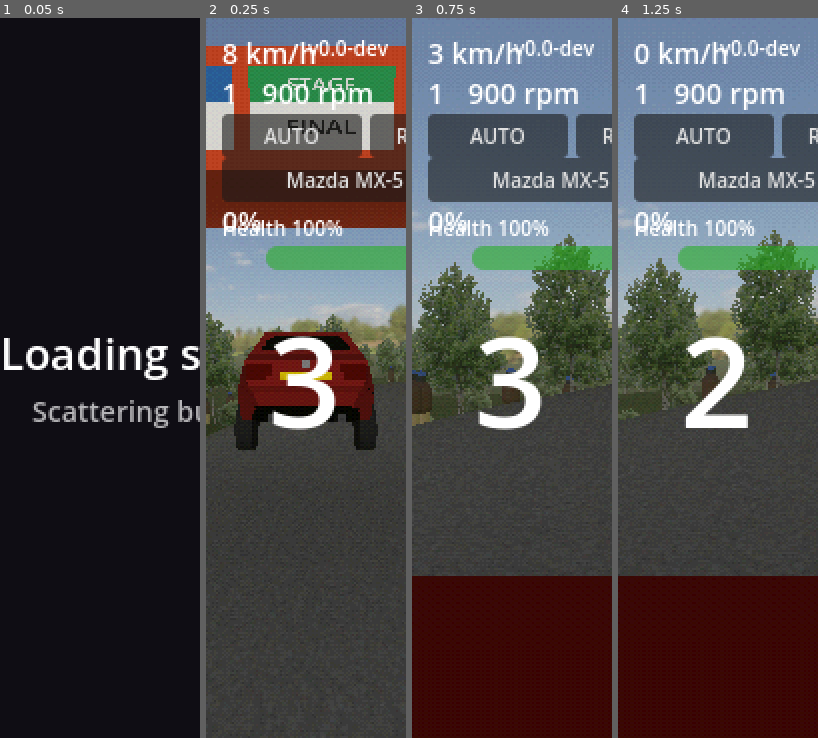
Above: before the commit, frames 1-4 (left to right).
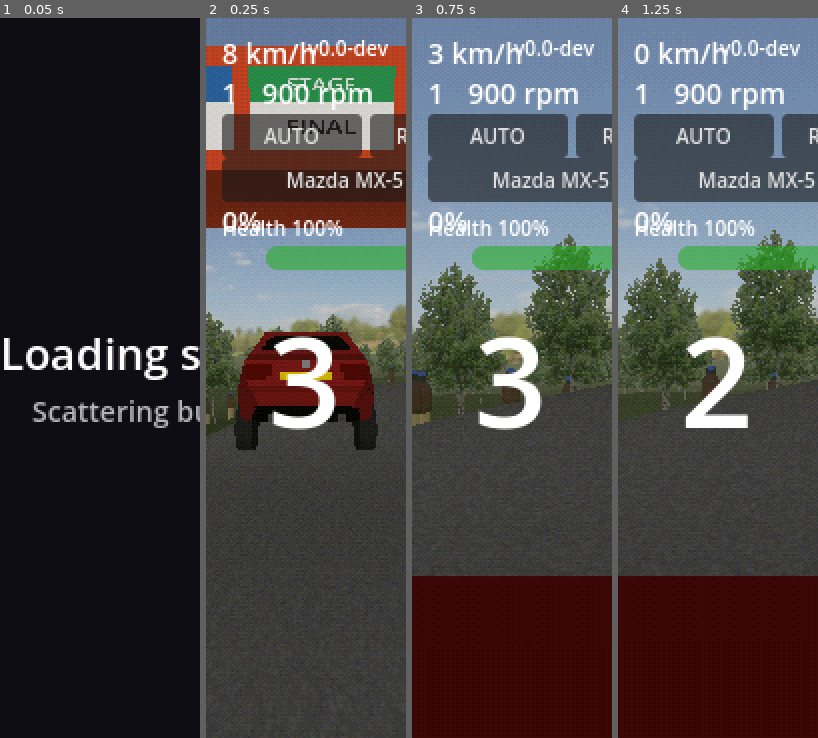
Above: after the commit, the same moments.

Repository: felixxwu/TAPPA
Game: Godot game, scene res://main.tscn
The game is run twice, just before and just after one commit, with the same random seed, the same clock (stepped at 60 frames per second) and the same inputs. This scene is started directly instead of the project's main scene.
Inputs (mouse positions are in pixels of both pictures, inside the frame that each line leads up to):
- Up to frame 1 (0.05 s): no input
- Up to frame 2 (0.25 s): no input
- Up to frame 3 (0.75 s): tap Enter (menu_select) at 0.5 s; move the mouse to (556, 342) at 0.52 s; hold Right (menu_right) from 0.53 s (still down); tap C (cycle_camera) at 0.6 s; click (556, 342) at 0.67 s
- Up to frame 4 (1.25 s): keep holding Right (menu_right)

Frame 1 is identical in both runs. In frame 2, 0.1% of the frame differs, in the area x 5-96%, y 49-57%; in frame 3, 0.2%; in frame 4, 0.2%, in the area x 0-74%, y 50-56%.

Commit message:
Replace billboard bushes with the ground-cover mesh
Bushes are now the low-poly groundcover_opaque mesh instead of bush.webp
billboards. New MeshScatterField (the mesh counterpart of BillboardField)
instances the mesh in one MultiMesh with per-instance random yaw + jittered
scale and per-instance baked terrain light (light_at -> instance colour). A new
flat shader foliage_mesh.gdshader (unshaded PS1 look, multiplies the foliage
texture by the baked-light COLOR like the terrain) applies the same Bayer
screen-door render-distance dither cull as the billboards, keeping the opaque
pipeline (no alpha test / no transparency sorting) for mobile-friendly overdraw.

world.gd._bush_mesh() builds the render mesh (GLB mesh + foliage shader). Config:
bush_size_m (billboard size) replaced by bush_scale + bush_scale_jitter; bushes
carry no collision and reuse the trees' scatter + render-distance params. Tests
+ features/trees.md updated.

Co-Authored-By: Claude Opus 4.8 <noreply@anthropic.com>
Claude-Session: https://claude.ai/code/session_01VP8FvoPKhNJeQoL3WgzXTn

Diff:
--- a/rally/config/game_config.tres
+++ b/rally/config/game_config.tres
@@ -57,7 +57,7 @@
 trees_per_turn = 200
 tree_spawn_radius_m = 50.0
 tree_collision_radius_m = 0.1
-bush_size_m = Vector2(2, 2)
+bush_scale = 1.4
 tire_mark_max_segments = 20
 tire_mark_ground_offset_m = 0.2
 sign_textures = {
--- a/rally/scripts/game_config.gd
+++ b/rally/scripts/game_config.gd
@@ -676,12 +676,15 @@
 @export_range(10.0, 500.0) var tree_render_distance_m := 80.0
 ## Width (m) of the dithered dissolve band just before the render cutoff.
 @export_range(0.0, 100.0) var tree_render_fade_m := 15.0
-## Billboard size (m) for bushes: width (x) by height (y). Bushes are smaller
-## than trees; everything else about their scatter/render matches the trees.
-@export var bush_size_m := Vector2(1.0, 1.5)
-## Distance (m) bushes are sunk into the ground, hiding the gap at the bottom of
-## the bush texture.
-@export_range(0.0, 5.0) var bush_sink_m := 0.5
+## Uniform scale applied to the ground-cover bush mesh (models/vegetation/
+## groundcover_opaque.glb). Bushes reuse the trees' scatter + render-distance
+## params; only this scale and the sink/jitter below are bush-specific.
+@export_range(0.1, 5.0) var bush_scale := 1.3
+## Per-instance random scale variation (± fraction of bush_scale) so the repeated
+## mesh does not read as a tiled pattern.
+@export_range(0.0, 0.9) var bush_scale_jitter := 0.25
+## Distance (m) bushes are sunk into the ground so the patch base meets the terrain.
+@export_range(0.0, 5.0) var bush_sink_m := 0.25
 
 
 @export_group("Roadside Signs")
--- /dev/null
+++ b/rally/scripts/mesh_scatter_field.gd
@@ -0,0 +1,47 @@
+class_name MeshScatterField
+extends MultiMeshInstance3D
+# Renders scattered positions as instances of a real MESH in a single MultiMesh
+# (one draw call) — the mesh counterpart of BillboardField. Each instance is
+# lifted onto the terrain via TerrainManager.height_at, given a random yaw and a
+# slightly jittered uniform scale so the repeated mesh does not read as a tiled
+# pattern, and tinted by the terrain's baked light at that point (per-instance
+# MultiMesh colour, multiplied in foliage_mesh.gdshader) so it matches the
+# ground. Used for the ground-cover bushes; carries no collision.
+
+# The world position placed for each instance, in build order — a
+# renderer-independent mirror of the MultiMesh instance transforms. The MultiMesh
+# transform buffer lives in the RenderingServer, a no-op stub under --headless,
+# so this array is the only way headless tests can verify placement. Populated by
+# build(), mirroring BillboardField.instance_positions.
+var instance_positions: PackedVector3Array
+
+
+func build(positions: PackedVector2Array, terrain: TerrainManager, mesh: Mesh,
+		y_offset: float, base_scale: float, scale_jitter: float,
+		seed_value: int) -> void:
+	var mm := MultiMesh.new()
+	mm.transform_format = MultiMesh.TRANSFORM_3D
+	mm.use_colors = true
+	mm.mesh = mesh
+	mm.instance_count = positions.size()
+
+	instance_positions = PackedVector3Array()
+	instance_positions.resize(positions.size())
+
+	var rng := RandomNumberGenerator.new()
+	rng.seed = seed_value
+
+	for i in positions.size():
+		var p := positions[i]
+		# y_offset (negative) sinks the patch slightly so its base meets the ground.
+		var y := terrain.height_at(p.x, p.y) + y_offset
+		var pos := Vector3(p.x, y, p.y)
+		instance_positions[i] = pos
+		var yaw := rng.randf() * TAU
+		var s := base_scale * (1.0 + rng.randf_range(-scale_jitter, scale_jitter))
+		var inst_basis := Basis(Vector3.UP, yaw).scaled(Vector3(s, s, s))
+		mm.set_instance_transform(i, Transform3D(inst_basis, pos))
+		# Bake the terrain's light at this point so foliage matches the ground tint.
+		mm.set_instance_color(i, terrain.light_at(p.x, p.y))
+
+	multimesh = mm
--- a/rally/scripts/world.gd
+++ b/rally/scripts/world.gd
@@ -3,8 +3,12 @@
 # Car handling is applied by car.gd; camera follow by chase_camera.gd.
 
 const TREE_TEXTURE := preload("res://textures/tree.png")
-const BUSH_TEXTURE := preload("res://textures/bush.webp")
 const BUSH_SEED_OFFSET := 1013
+# Ground-cover bush: low-poly mesh (replaces the old bush.webp billboards),
+# instanced via MeshScatterField with the flat foliage shader. See features/trees.md.
+const GROUNDCOVER_SCENE := preload("res://models/vegetation/groundcover_opaque.glb")
+const FOLIAGE_SHADER := preload("res://shaders/foliage_mesh.gdshader")
+const FOLIAGE_TEXTURE := preload("res://models/vegetation/textures/foliage.jpg")
 
 # Headless (test) runs build the world synchronously — see _yield_frame(). Cached
 # so the staged-loading awaits collapse to no-ops and tests see a fully-built
@@ -198,16 +202,18 @@
 	if loading != null:
 		loading.set_step("Scattering bushes…")
 	await _yield_frame()
-	# Bushes: same scatter + render as trees, but bush.webp, no collision, and an
-	# offset seed so they interleave with the trees. They are NOT forest-gated (default
-	# forestiness 1.0), so undergrowth covers the whole stage, not just the forest.
+	# Bushes: same scatter as trees (offset seed so they interleave; NOT forest-gated,
+	# default forestiness 1.0 so undergrowth covers the whole stage), but rendered as
+	# the low-poly ground-cover MESH instead of billboards — instanced in one MultiMesh
+	# with per-instance yaw/scale and baked terrain light. No collision. Reuses the
+	# trees' render-distance dither cull (foliage_mesh.gdshader). See features/trees.md.
 	var bushes := TreeScatter.scatter(result["pieces"], road_cells, cfg.tree_params(),
 		cfg.track_seed + BUSH_SEED_OFFSET)
-	var bush_field := BillboardField.new()
+	var bush_field := MeshScatterField.new()
 	add_child(bush_field)
-	bush_field.build(bushes, $Floor as TerrainManager, cfg.bush_size_m, BUSH_TEXTURE,
-		cfg.tree_collision_radius_m, cfg.tree_collision_height_m, false,
-		cfg.tree_render_distance_m, cfg.tree_render_fade_m, -cfg.bush_sink_m)
+	bush_field.build(bushes, $Floor as TerrainManager, _bush_mesh(cfg),
+		-cfg.bush_sink_m, cfg.bush_scale, cfg.bush_scale_jitter,
+		cfg.track_seed + BUSH_SEED_OFFSET)
 
 	if loading != null:
 		loading.set_step("Placing signs…")
@@ -290,6 +296,25 @@
 	# regeneration, e.g. entering a rally event).
 	if loading != null:
 		loading.finish()
+
+
+# Build the ground-cover bush mesh: the groundcover_opaque GLB's mesh with the
+# flat foliage shader (render-distance dither cull + per-instance baked light)
+# swapped in for the imported StandardMaterial. Duplicated so the cached scene
+# resource is not mutated.
+func _bush_mesh(cfg: GameConfig) -> Mesh:
+	var inst := GROUNDCOVER_SCENE.instantiate()
+	var src := inst.find_children("*", "MeshInstance3D", true, false)[0] as MeshInstance3D
+	var mesh: Mesh = src.mesh.duplicate()
+	inst.free()
+	var mat := ShaderMaterial.new()
+	mat.shader = FOLIAGE_SHADER
+	mat.set_shader_parameter("albedo", FOLIAGE_TEXTURE)
+	mat.set_shader_parameter("render_distance", cfg.tree_render_distance_m)
+	mat.set_shader_parameter("fade_band", cfg.tree_render_fade_m)
+	mat.set_shader_parameter("lod_bias", Config.data.texture_lod_bias)
+	mesh.surface_set_material(0, mat)
+	return mesh
 
 
 # Place the three spectator crowds: one at the start line, one at the finish, and
--- /dev/null
+++ b/rally/shaders/foliage_mesh.gdshader
@@ -0,0 +1,48 @@
+// Flat (PS1-style) shader for instanced foliage MESHES (e.g. the ground-cover
+// bushes), as opposed to billboard.gdshader which is for camera-facing quads.
+// Geometry is real, so vertices use the normal model transform — no billboarding.
+// Per-instance baked terrain light arrives in COLOR (MultiMesh instance colour),
+// multiplied into ALBEDO exactly like the terrain shader, so foliage matches the
+// ground tint/lighting everywhere. Past render_distance each instance is fully
+// culled; over the fade_band before it, fragments dissolve out via a screen-door
+// dither (keeps the opaque pipeline — no transparency sorting, mobile-friendly).
+shader_type spatial;
+render_mode unshaded, cull_disabled, depth_draw_opaque;
+
+uniform sampler2D albedo : source_color, filter_linear_mipmap;
+uniform vec4 albedo_color : source_color = vec4(1.0);
+uniform float render_distance = 80.0;
+uniform float fade_band = 15.0;
+// Bias distant sampling toward cheaper (lower) mip levels — saves texture
+// bandwidth on tile-based mobile GPUs. Needs mipmaps enabled on the texture.
+uniform float lod_bias = 0.0;
+
+varying float v_cam_dist;
+
+// 4x4 ordered (Bayer) dither threshold in [0,1), indexed by screen pixel.
+float bayer4x4(vec2 frag) {
+	int x = int(mod(frag.x, 4.0));
+	int y = int(mod(frag.y, 4.0));
+	int index = x + y * 4;
+	float m[16] = {
+		0.0,  8.0,  2.0,  10.0,
+		12.0, 4.0,  14.0, 6.0,
+		3.0,  11.0, 1.0,  9.0,
+		15.0, 7.0,  13.0, 5.0
+	};
+	return m[index] / 16.0;
+}
+
+void vertex() {
+	// Per-instance world origin (column 3 of the model matrix) → camera distance.
+	v_cam_dist = distance(INV_VIEW_MATRIX[3].xyz, MODEL_MATRIX[3].xyz);
+}
+
+void fragment() {
+	// 1 up close, 0 at the cutoff; dither out fragments as it drops.
+	float fade = clamp((render_distance - v_cam_dist) / max(fade_band, 0.001), 0.0, 1.0);
+	if (fade <= bayer4x4(FRAGCOORD.xy)) {
+		discard;
+	}
+	ALBEDO = texture(albedo, UV, lod_bias).rgb * albedo_color.rgb * COLOR.rgb;
+}
--- a/rally/tests/fixtures/test_config.tres
+++ b/rally/tests/fixtures/test_config.tres
@@ -46,4 +46,4 @@
 trees_per_turn = 200
 tree_spawn_radius_m = 50.0
 tree_collision_radius_m = 0.1
-bush_size_m = Vector2(2, 2)
+bush_scale = 1.4
--- a/rally/tests/headless/test_smoke.gd
+++ b/rally/tests/headless/test_smoke.gd
@@ -169,7 +169,7 @@
 
 
 func test_shaders_load_with_code() -> void:
-	for path in ["res://shaders/ps1_models.gdshader", "res://shaders/ps1_post_process.gdshader", "res://shaders/billboard.gdshader"]:
+	for path in ["res://shaders/ps1_models.gdshader", "res://shaders/ps1_post_process.gdshader", "res://shaders/billboard.gdshader", "res://shaders/foliage_mesh.gdshader"]:
 		var shader := load(path) as Shader
 		assert_not_null(shader, path + " loads")
 		assert_true(shader.code.length() > 0, path + " has code")
@@ -280,6 +280,27 @@
 	var origin := field.instance_positions[0]
 	assert_almost_eq(origin, Vector3(p.x, floor.height_at(p.x, p.y) - 0.5, p.y),
 		Vector3(1e-3, 1e-3, 1e-3), "bush sunk into ground by the y_offset")
+
+
+func test_mesh_scatter_field_instances_mesh_at_ground_without_collision() -> void:
+	# Bushes are now the ground-cover MESH, instanced via MeshScatterField.
+	var floor := _scene.get_node("Floor") as TerrainManager
+	var field := MeshScatterField.new()
+	add_child_autofree(field)
+	var positions := PackedVector2Array([Vector2(7, 5), Vector2(-3, 11), Vector2(14, -2)])
+	var mesh := BoxMesh.new()
+	field.build(positions, floor, mesh, -0.25, 1.4, 0.25, 42)
+	assert_not_null(field.multimesh, "field has a MultiMesh")
+	assert_eq(field.multimesh.mesh, mesh, "MultiMesh renders the supplied mesh")
+	assert_true(field.multimesh.use_colors, "per-instance colour enabled for baked light")
+	assert_eq(field.multimesh.instance_count, positions.size(), "one instance per position")
+	assert_eq(field.instance_positions.size(), positions.size(), "positions mirror populated")
+	assert_null(field.get_node_or_null("Collision"), "ground cover has no collision body")
+	# Each instance sits on the terrain, sunk by the y_offset.
+	var p := positions[0]
+	assert_almost_eq(field.instance_positions[0],
+		Vector3(p.x, floor.height_at(p.x, p.y) - 0.25, p.y),
+		Vector3(1e-3, 1e-3, 1e-3), "instance rests on the ground minus the sink")
 
 
 func test_sign_field_builds_knockable_signs_at_road_height() -> void:
Not shown, added: rally/scripts/mesh_scatter_field.gd.uid
Not shown, added: rally/shaders/foliage_mesh.gdshader.uid
Not shown, changed: rally/features/trees.md
